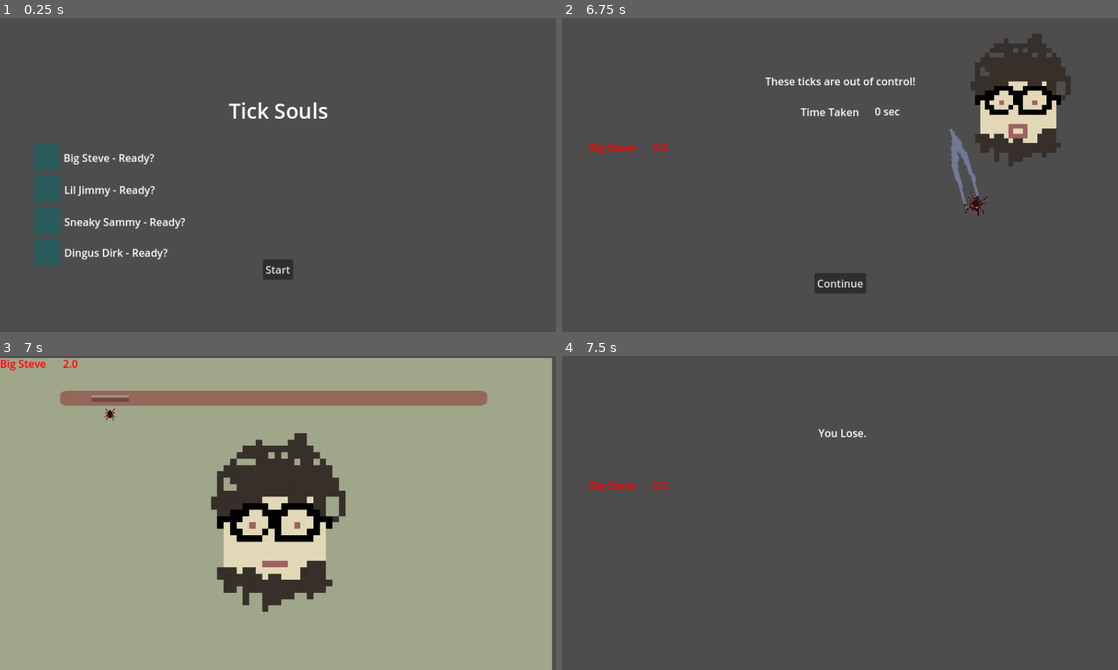
Above: before the commit, frames 1-4 (two rows, left to right).
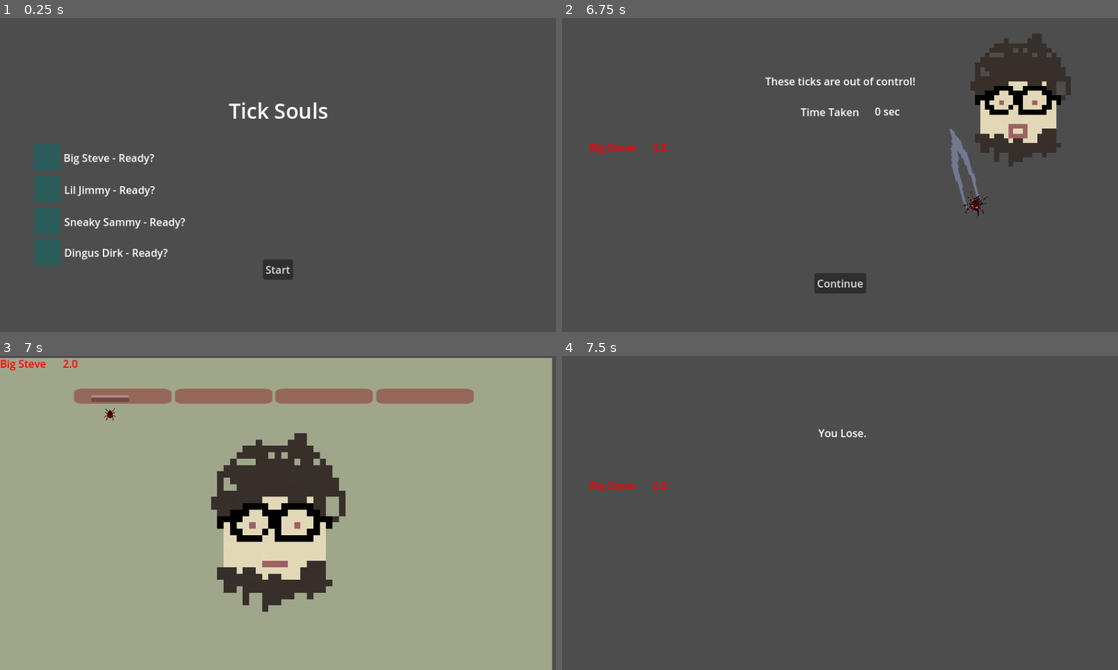
Above: after the commit, the same moments.

Repository: Topech/tick-souls
Game: Godot game, scene res://main_scene.tscn
Two runs of this game, one before a commit and one after it. Both use one fixed random seed, a clock stepped at 60 frames per second and the inputs below.
Inputs:
- Up to frame 1 (0.25 s): no input
- Up to frame 2 (6.75 s): click "Start" at 0.5 s; click "Start" at 1.25 s; click "Start" at 2 s; tap Enter (ui_accept) at 2.75, 3.02, 4.25, 4.52, 5, 6.5 s; hold P 2.78-3.5 s; click "Continue" at 3.5 s; tap P at 4.35, 6.6 s; hold P 5.03-5.75 s; click "Continue" at 5.75 s
- Up to frame 3 (7 s): tap Enter (ui_accept) at 6.77 s
- Up to frame 4 (7.5 s): tap Enter (ui_accept) at 7.25 s; hold P from 7.28 s (still down)

Frames 1-2 are identical in both runs. In frame 3, 1.3% of the frame differs, in the area x 10-88%, y 10-16%; in frame 4, nothing differs.

Commit message:
4 stage boss health

Diff:
--- a/boss/boss.gd
+++ b/boss/boss.gd
@@ -1,10 +1,39 @@
 extends Node2D
 
+
+signal died
+
+
 @onready var player_sucking_box = $PlayerSuckingBox
-@onready var health_bar = $HealthBar
+
+@onready var health_bar_stage_1 = $HealthBar/HealthBarStage1
+@onready var health_bar_stage_2 = $HealthBar/HealthBarStage2
+@onready var health_bar_stage_3 = $HealthBar/HealthBarStage3
+@onready var health_bar_stage_4 = $HealthBar/HealthBarStage4
+
+
+@onready var health_bar_stages_remaining = [
+	health_bar_stage_4,
+	health_bar_stage_3,
+	health_bar_stage_2,
+	health_bar_stage_1,
+]
+
+
+func get_current_health_bar_stage() -> ProgressBar:
+	if len(health_bar_stages_remaining) == 0:
+		return null
+	return health_bar_stages_remaining[0]
+
+
+func next_health_bar_stage() -> void:
+	health_bar_stages_remaining.pop_front()
 
 
 func _process(delta: float) -> void:
+	if get_current_health_bar_stage() == null:
+		died.emit()
+
 	for body in player_sucking_box.get_overlapping_bodies():
 		# debugging purposes
 		if body == $PlayerCollisionBox:
@@ -19,4 +48,16 @@
 			continue
 
 		if player.state == player.states.SUCKING:
-			health_bar.value -= 2.0 * delta
+			decrease_health(delta)
+
+
+func decrease_health(delta: float):
+	var health_bar_stage = get_current_health_bar_stage()
+	health_bar_stage.value -= 2 * delta
+
+	if health_bar_stage.value <= 0:
+		_on_health_bar_stage_end()
+
+
+func _on_health_bar_stage_end():
+	next_health_bar_stage()
--- a/boss/boss.tscn
+++ b/boss/boss.tscn
@@ -43,12 +43,57 @@
 script = ExtResource("2_nnfxe")
 audio_dir = "res://assets/music/boss"
 
-[node name="HealthBar" type="ProgressBar" parent="."]
+[node name="HealthBar" type="Control" parent="."]
+layout_mode = 3
+anchors_preset = 0
+offset_top = -201.0
+offset_right = 40.0
+offset_bottom = -161.0
+
+[node name="HealthBarStage1" type="ProgressBar" parent="HealthBar"]
 modulate = Color(0.770763, 0.312755, 0.289739, 1)
-offset_left = -326.0
-offset_top = -211.0
-offset_right = -19.0
-offset_bottom = -188.0
+offset_left = -305.0
+offset_top = -13.0
+offset_right = -235.0
+offset_bottom = 10.0
 scale = Vector2(2.12, 1)
-value = 100.0
+max_value = 25.0
+value = 25.0
 show_percentage = false
+metadata/_edit_group_ = true
+
+[node name="HealthBarStage2" type="ProgressBar" parent="HealthBar"]
+modulate = Color(0.770763, 0.312755, 0.289739, 1)
+offset_left = -151.0
+offset_top = -13.0
+offset_right = -81.0
+offset_bottom = 10.0
+scale = Vector2(2.12, 1)
+max_value = 25.0
+value = 25.0
+show_percentage = false
+metadata/_edit_group_ = true
+
+[node name="HealthBarStage3" type="ProgressBar" parent="HealthBar"]
+modulate = Color(0.770763, 0.312755, 0.289739, 1)
+offset_left = 2.0
+offset_top = -13.0
+offset_right = 72.0
+offset_bottom = 10.0
+scale = Vector2(2.12, 1)
+max_value = 25.0
+value = 25.0
+show_percentage = false
+metadata/_edit_group_ = true
+
+[node name="HealthBarStage4" type="ProgressBar" parent="HealthBar"]
+modulate = Color(0.770763, 0.312755, 0.289739, 1)
+offset_left = 156.0
+offset_top = -13.0
+offset_right = 226.0
+offset_bottom = 10.0
+scale = Vector2(2.12, 1)
+max_value = 25.0
+value = 25.0
+show_percentage = false
+metadata/_edit_group_ = true
--- a/root_scenes/boss_round/boss_round.gd
+++ b/root_scenes/boss_round/boss_round.gd
@@ -21,7 +21,9 @@
 func _process(_delta: float) -> void:
 	if len(player_container.get_all_players()) == 0:
 		round_ended.emit(false)
-	elif $Boss.health_bar.value <= 0:
+
+
+func _on_boss_died():
 		round_ended.emit(true)
 
 
--- a/root_scenes/boss_round/boss_round.tscn
+++ b/root_scenes/boss_round/boss_round.tscn
@@ -95,5 +95,6 @@
 offset_bottom = 471.0
 player_id = 4
 
+[connection signal="died" from="Boss" to="." method="_on_boss_died"]
 [connection signal="timeout" from="TweezerSpawnTimer" to="." method="_on_tweezer_spawn_timer_timeout"]
 [connection signal="timeout" from="RoundTimer" to="." method="_on_round_timer_timeout"]
